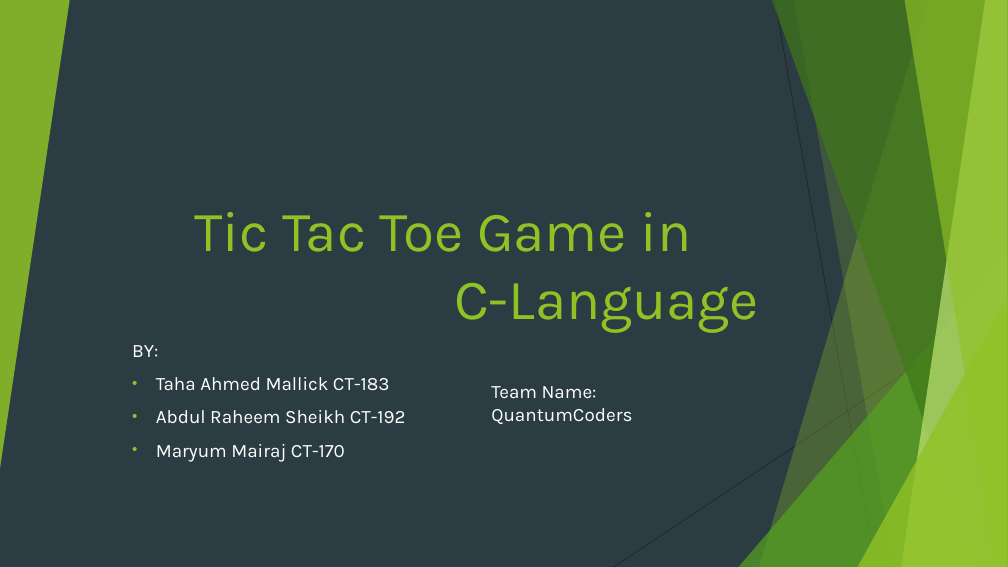
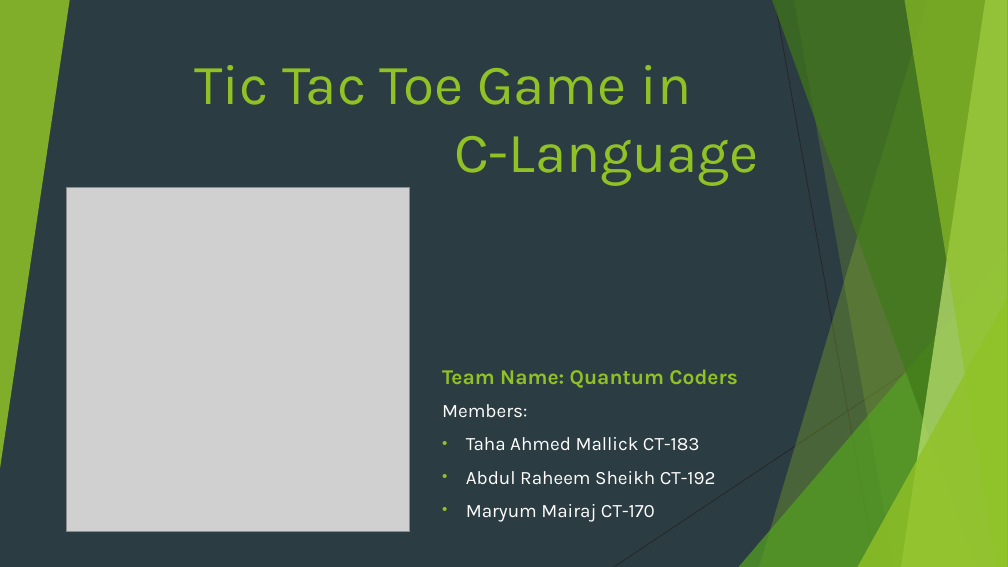
Before and after one commit to taha-ahmed-mallick/PF-fall25, a slide deck: slide 1 of CCP/presentation/presentation.pptx. Drawn at 1008x567 pixels with LibreOffice and Linux fonts; fonts in the diff are those of the drawing; grey boxes stand for pictures. Boxes give left, top, right and bottom in pixels: in the first picture for what was removed or moved away, otherwise in the second. Text is boxed around its words. In the diff, an @@ line names an element or a change of style, - is before the commit and + after.

```diff
--- a/CCP/presentation/presentation.pptx
+++ b/CCP/presentation/presentation.pptx
@@ title "Tic Tac Toe Game in ...": place and size @@
-title "Tic Tac Toe Game in ..." at [195, 212, 759, 333]
+title "Tic Tac Toe Game in ..." at [195, 65, 759, 186]
@@ picture added at [66, 188, 409, 531] @@
@@ text at [442, 369, 738, 388]: text changed; size 18 to 20 pt; text colour #FFFFFF to #90C226; bold on @@
-Team Name:
-QuantumCoders
+Team Name: Quantum Coders
@@ subtitle "Members:": place and size @@
-subtitle "Members:" at [132, 345, 406, 462]
+subtitle "Members:" at [442, 404, 716, 522]
@@ subtitle at [442, 404, 527, 417]: text changed @@
-BY:
+Members:
```
Also in this commit, not shown: 7 other slides changed, 9 slides added, 2 other files.
